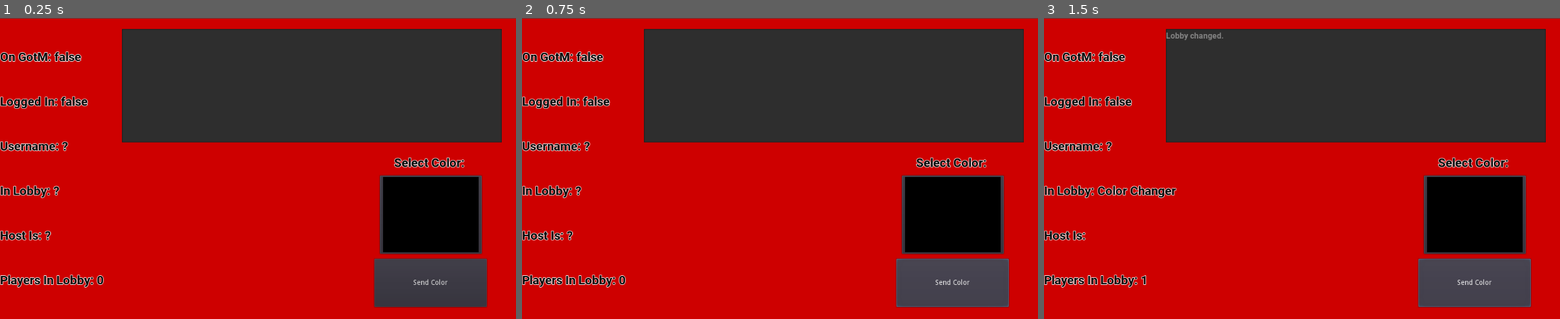
Above: before the commit, frames 1-3 (left to right).
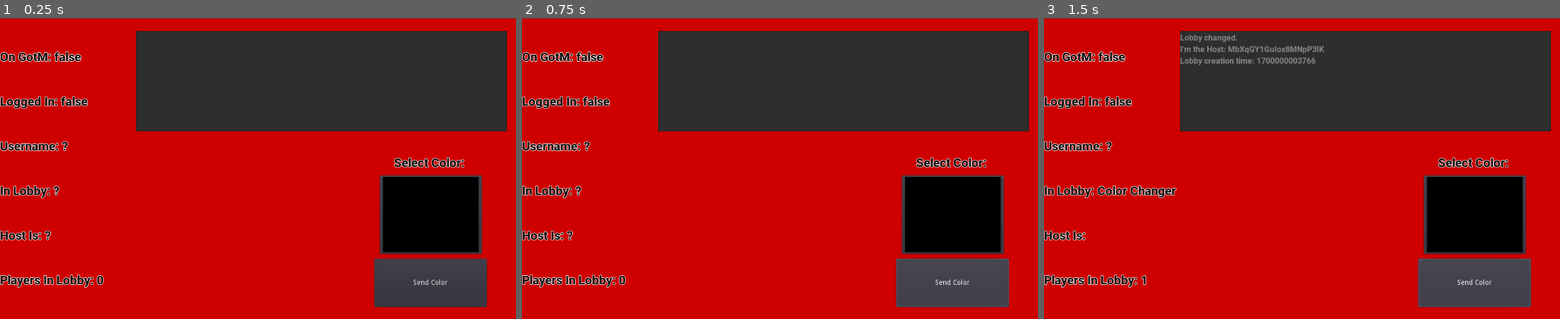
Above: after the commit, the same moments.

Repository: fkberthold/gotm_how_to_rpc
Game: Godot game, scene res://TestScreen.tscn
Two runs of this game, one before a commit and one after it. Both use one fixed random seed, a clock stepped at 60 frames per second and the inputs below.
Inputs:
- Up to frame 1 (0.25 s): no input
- Up to frame 2 (0.75 s): click "Send Color" at 0.5 s
- Up to frame 3 (1.5 s): click "Send Color" at 1.25 s

The runs differ from the first frame. In frame 1, 4.7% of the frame differs, in the area x 23-99%, y 3-42%; in frame 2, 4.7%; in frame 3, 5.4%.
Error before the commit: Invalid call. Nonexistent function 'is_logged_in' in base 'Reference (GotmUser.gd)'. (res://TestScreen.gd:25)
Error after the commit: Invalid call. Nonexistent function 'is_logged_in' in base 'Reference (GotmUser.gd)'. (res://TestScreen.gd:29)

Commit message:
Single lobby code added with print statements

Diff:
--- a/Network.gd
+++ b/Network.gd
@@ -1,41 +1,58 @@
 extends Node
 
 func lobby_connect():
+    print("Connecting lobby.")
     # The `fetch` object will be used to get a list of all the lobbies.
     var fetch = GotmLobbyFetch.new()
+    print("Fetch made")
     # All of the lobbies that are currently available for your game.
-    var lobbies = yield(fetch.first(), "completed")
+    var lobbies = yield(fetch.next(10), "completed")
+    print("lobbies set")
     # The `peer` object will contain the network interface that other games
     #  will use to contact yours.
     var peer
     # For this sample, we'll only be using one lobby. If there are any lobbies
     #  in the list, then there is already a host.
     if lobbies:
+        print("Lobbies:")
+        for lobby in lobbies:
+            print("    %s: %s" % [str(lobby.name), lobby.get_property("created")])
         # So we'll take the first (and only) lobby in the list.
         var lobby = lobbies[0]
+        print("lobby variabled")
         # and join it.
         var success = yield(lobby.join(), "completed")
+        print("lobby joined")
         # By creating `NetworkedMultiplayerENet` we give our game access to high
         #  level networking functions like `rpc`
         peer = NetworkedMultiplayerENet.new()
+        print("peer assigned")
         # Since the lobby already existed, we know there is a `Gotm.lobby.host`, and
         #  we can connect to it as a client to the host's ipAddress/port.
         peer.create_client(Gotm.lobby.host.address, 8070)
+        print("client created")
     else:
+        print("No lobbies found.")
         # Since there are no lobbies, we'll create a new one.  By setting the first
         #  parameter to `false` you tell Gotm to not create a share link. This value
         #  would be true by default.
         Gotm.host_lobby(false)
+        print("Created lobby")
         # Notice that we can treat the `Gotm.lobby` just like any other node in our game,
         #  so we can set it's properties and call methods like normal.
         Gotm.lobby.name = "Color Changer"
+        print("Set lobby name")
         # If the `Gotm.lobby.hidden` is set to true, then it won't show up when another
         #  player won't see it when they fetch the lobbies.
         Gotm.lobby.hidden = false
+        print("Set hidden.")
         # Like above, the host needs to create a `NetworkedMultiplayerENet`
         peer = NetworkedMultiplayerENet.new()
+        print("peer assigned")
         # Then create a new server for clients to connect to the servers port.
         peer.create_server(8070)
+        print("server created")
     # For both client & server, then add the `peer` to the node tree, and then
     #  other systems will be able to connect and send RPC calls to it.
     get_tree().set_network_peer(peer)
+    print("peer added to tree")
--- a/TestScreen.gd
+++ b/TestScreen.gd
@@ -1,19 +1,23 @@
 extends Control
 
-
-# Declare member variables here. Examples:
-# var a = 2
-# var b = "text"
-
+signal connect_lobby(lobby)
+var connecting = true
 
 # Called when the node enters the scene tree for the first time.
 func _ready():
     Gotm.connect("lobby_changed", self, "_on_lobby_changed")
     Network.lobby_connect()
 
-
 remote func set_color(color):
     $Background.color = Color(color)
+    $Events.text += "Setting my color to: %s\n" % color
+
+remote func join_lobby(new_lobby):
+    print("Joining Lobby: " + str(new_lobby))
+    var success = yield(new_lobby.join(), "completed")
+    var peer = NetworkedMultiplayerENet.new()
+    peer.create_client(Gotm.lobby.host.address, 8070)
+    get_tree().set_network_peer(peer)
 
 func on_gotm():
     if Gotm.is_live():
@@ -51,7 +55,6 @@
     else:
         $Fields/NumberInLobby.text = "Players In Lobby: 0"
 
-
 # Called every frame. 'delta' is the elapsed time since the previous frame.
 func _process(delta):
     on_gotm()
@@ -61,26 +64,52 @@
     host_is()
     number_in_lobby()
 
-
 func _on_SendColor_pressed():
     print("Sending Color: " + str($ColorPickerButton.color))
     rpc("set_color", $ColorPickerButton.color)
-#    set_color($ColorPickerButton.color)
 
 func _on_lobby_changed():
     $Events.text = $Events.text + "Lobby changed.\n"
     if Gotm.lobby:
-        Gotm.lobby.connect("peer_joined", self, "_on_peer_joined")
-        Gotm.lobby.connect("peer_left", self, "_on_peer_left")
+        get_tree().connect("network_peer_connected", self, "_on_network_peer_connected")
+        get_tree().connect("network_peer_disconnected", self, "_on_network_peer_disconnected")
+        if Gotm.lobby.is_host():
+            $Events.text += "I'm the Host: %s\n" % str(Gotm.lobby.id)
+            Gotm.lobby.set_property("created", OS.get_system_time_msecs())
+            $Events.text += "Lobby creation time: %s\n" % Gotm.lobby.get_property("created")
+        $HostCheckTimer.start()
+        connecting = false
+    else:
+        $Events.text += "Lobby Lost."
+        $HostCheckTimer.stop()
+        Network.lobby_connect()
+        emit_signal("connect_lobby", null)
 
-func _on_peer_joined(peer):
-    if peer:
-        $Events.text = $Events.text + "Peer joined: " + str(peer) + "\n"
+func _on_network_peer_connected(peer_id):
+    $Events.text += "Peer network connection: %s\n" % str(peer_id)
+
+func _on_network_peer_disconnected(peer_id):
+    $Events.text += "Peer network disconnection: %s\n" % str(peer_id)
+
+func _on_HostCheckTimer_timeout():
+    if connecting:
+        return
+    var fetch = GotmLobbyFetch.new()
+    fetch.sort_property("created")
+    fetch.sort_ascending()
+    var lobbies = yield(fetch.first(), "completed")
+    if lobbies:
+        var other_lobby = lobbies[0]
+        $Events.text += "Checking lobby pairing with: %s\n" % str(other_lobby.get_property("created"))
+        if other_lobby.id != Gotm.lobby.id and other_lobby.get_property("created") < Gotm.lobby.get_property("created"):
+            $Events.text += "Found earlier lobby.\n"
+            if Gotm.lobby.peers and Gotm.lobby.is_host():
+                rpc("join_lobby", other_lobby)
+            emit_signal("connect_lobby", other_lobby)
+
+func _on_TestScreen_connect_lobby(lobby):
+    connecting = true
+    if lobby:
+        join_lobby(lobby)
     else:
-        $Events.text = $Events.text + "Unknown Peer joined.\n"
-
-func _on_peer_left(peer):
-    if peer:
-        $Events.text = $Events.text + "Peer left: " + str(peer) + "\n"
-    else:
-        $Events.text = $Events.text + "Unknown Peer left.\n"
+        Network.lobby_connect()
--- a/TestScreen.tscn
+++ b/TestScreen.tscn
@@ -154,11 +154,21 @@
 }
 
 [node name="Events" type="TextEdit" parent="."]
-margin_left = 242.0
-margin_top = 22.0
-margin_right = 996.0
-margin_bottom = 248.0
+anchor_left = 1.0
+anchor_right = 1.0
+margin_left = -754.0
+margin_top = 26.0
+margin_right = -18.0
+margin_bottom = 226.0
 custom_fonts/font = SubResource( 2 )
 readonly = true
 wrap_enabled = true
+__meta__ = {
+"_edit_use_anchors_": false
+}
+
+[node name="HostCheckTimer" type="Timer" parent="."]
+wait_time = 0.5
+[connection signal="connect_lobby" from="." to="." method="_on_TestScreen_connect_lobby"]
 [connection signal="pressed" from="SendColor" to="." method="_on_SendColor_pressed"]
+[connection signal="timeout" from="HostCheckTimer" to="." method="_on_HostCheckTimer_timeout"]
Not shown, changed: addons/gotm/GotmLobbyFetch.gd
Not shown, changed: RpcTest.pck
